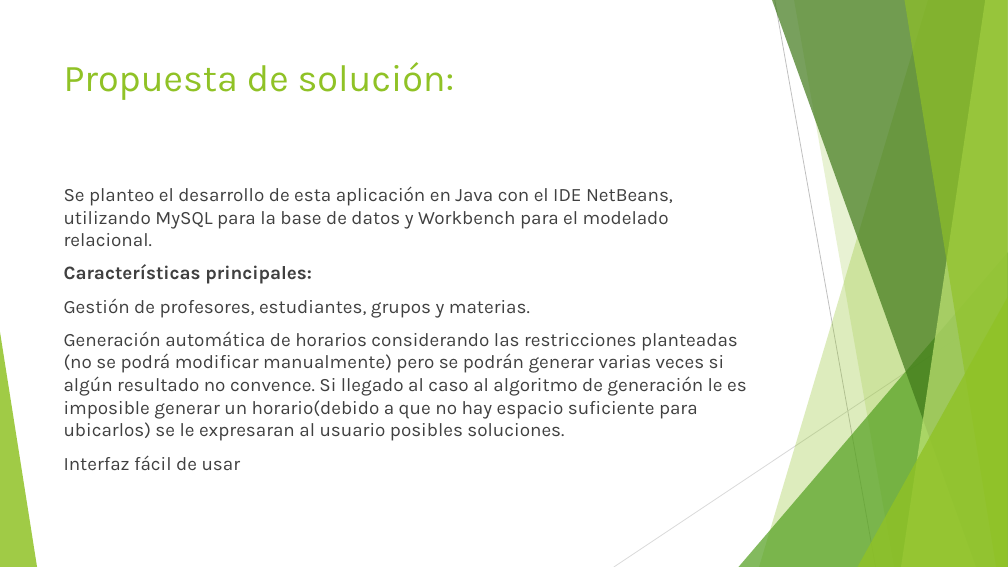
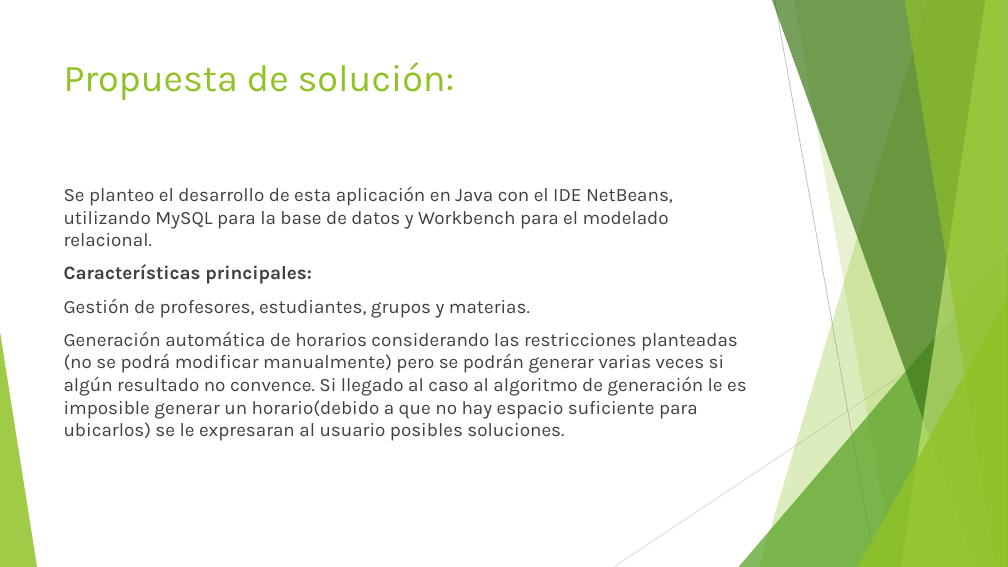
Before and after one commit to Storm-engine/Agendados2, a slide deck: slide 4 of presentacion/Agendados.pptx. Drawn at 1008x567 pixels with LibreOffice and Linux fonts; fonts in the diff are those of the drawing. Boxes give left, top, right and bottom in pixels: in the first picture for what was removed or moved away, otherwise in the second. Text is boxed around its words. In the diff, an @@ line names an element or a change of style, - is before the commit and + after.

```diff
--- a/presentacion/Agendados.pptx
+++ b/presentacion/Agendados.pptx
@@ text at [64,455,241,470]: paragraph removed @@
-Interfaz fácil de usar
```
Also in this commit, not shown: 1 other slide changed, 1 slide added, 1 slide removed.
